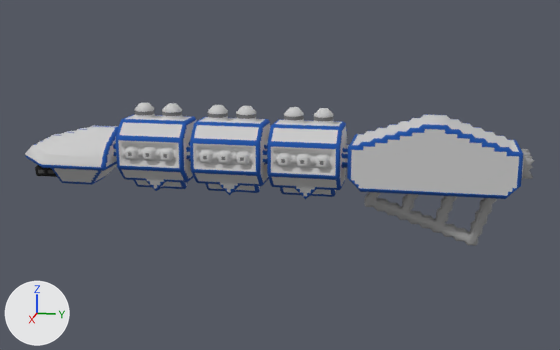
Renders of the OBJ model src/jsMain/resources/meshes/diadochi-4-charybdis-class.obj from each side of a commit.
Both versions are drawn from a camera (50 mm lens) standing at (201.8, 45.1, 66.8) and looking at (-0.6, 4.6, 16.2). Lighting does not change. The marker at lower left points along +X, +Y and +Z. Where no turn or scale is listed for an object, it has been applied to the vertices.

Objects in the first picture: 'diadochi-4-charybdis-class'.
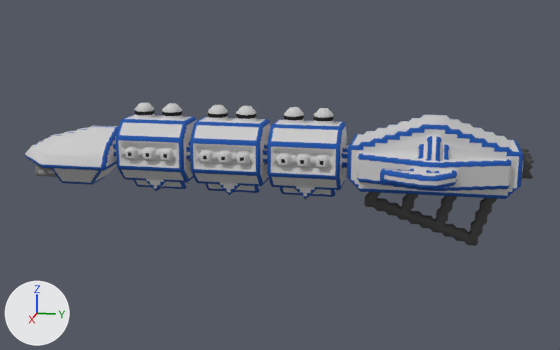
Changed parts and their boxes [x1, y1, x2, y2] in the pictures (560 x 350 px):
part 1 of me_diadochi_4_charybdis_class, built on: [121, 104, 533, 199] in both
part 2 of me_diadochi_4_charybdis_class, surface changed (grey to black): [36, 110, 534, 246] in both

Patch to the scene script:
```diff
--- a/src/jsMain/resources/meshes/diadochi-4-charybdis-class.obj.py
+++ b/src/jsMain/resources/meshes/diadochi-4-charybdis-class.obj.py
@@ me_diadochi_4_charybdis_class @@
 # used by ob_diadochi_4_charybdis_class; location = (0.0, 0.0, 0.0)
-me_diadochi_4_charybdis_class.from_pydata(...)  # 3941 vertices, 7299 faces; spans x -11.5..11.5, y -70.0..70.0, z -0.1..34.9
+me_diadochi_4_charybdis_class.from_pydata(...)  # 5182 vertices, 9699 faces; spans x -21.5..21.5, y -70.0..70.0, z -0.1..34.9
+# me_diadochi_4_charybdis_class part 1: 4 vertices moved from x -4.5..8.0, y -35.0..69.0, z 15.9..33.4 to x -6.0..8.0, y -35.5..69.5, z 16.4..33.4; 16 vertices removed from x -8.0..8.0, y -40.8..69.5, z 13.4..34.4; 1257 vertices added at x -21.5..21.5, y -39.5..69.0, z 11.4..34.4
+# me_diadochi_4_charybdis_class part 2: 1114 kept faces spanning x -10.5..10.5, y -69.0..70.0, z -0.1..32.9 get new texture (UV) coordinates
 me_diadochi_4_charybdis_class.materials.append(mat_diadochi_4_charybdis_class)
```
